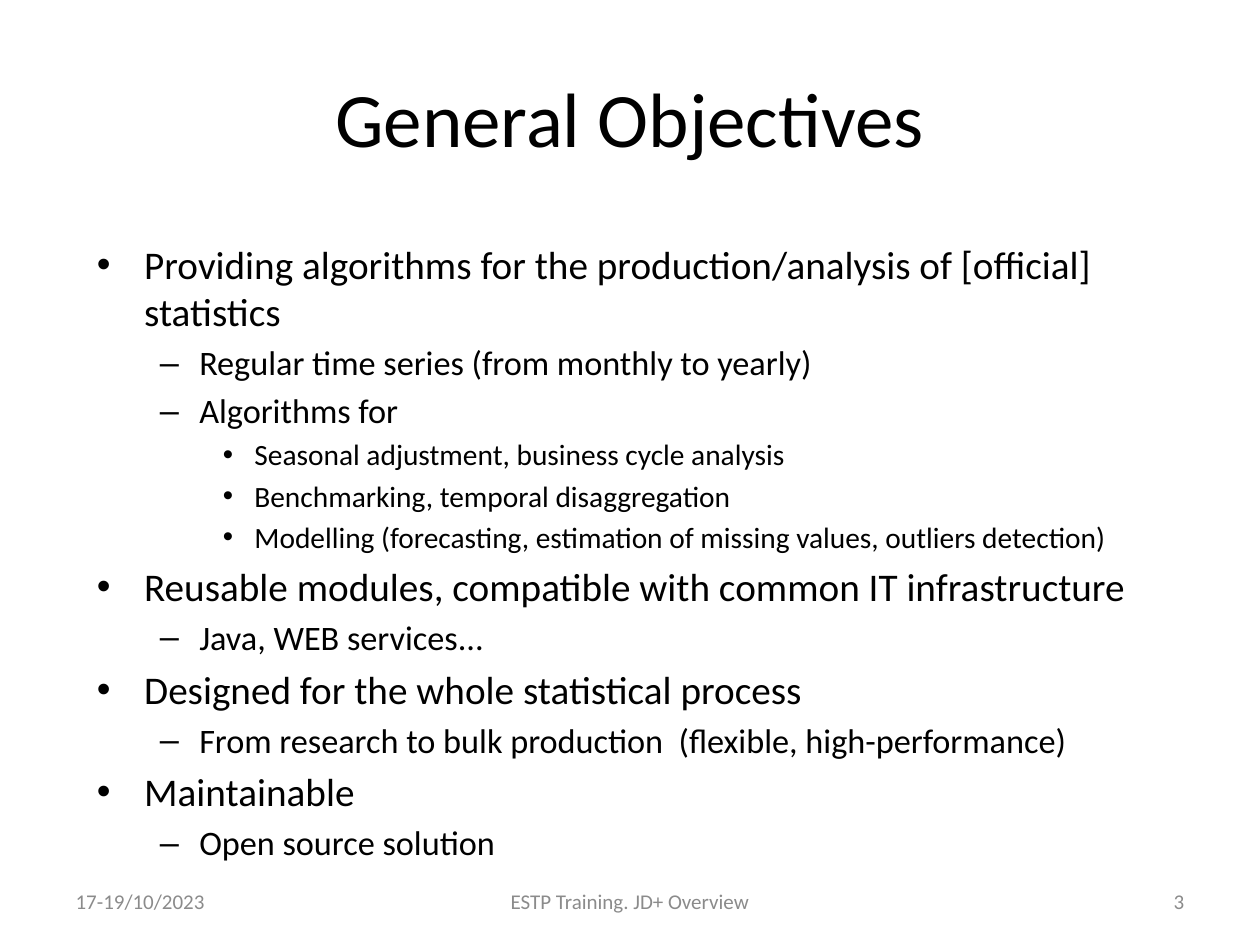
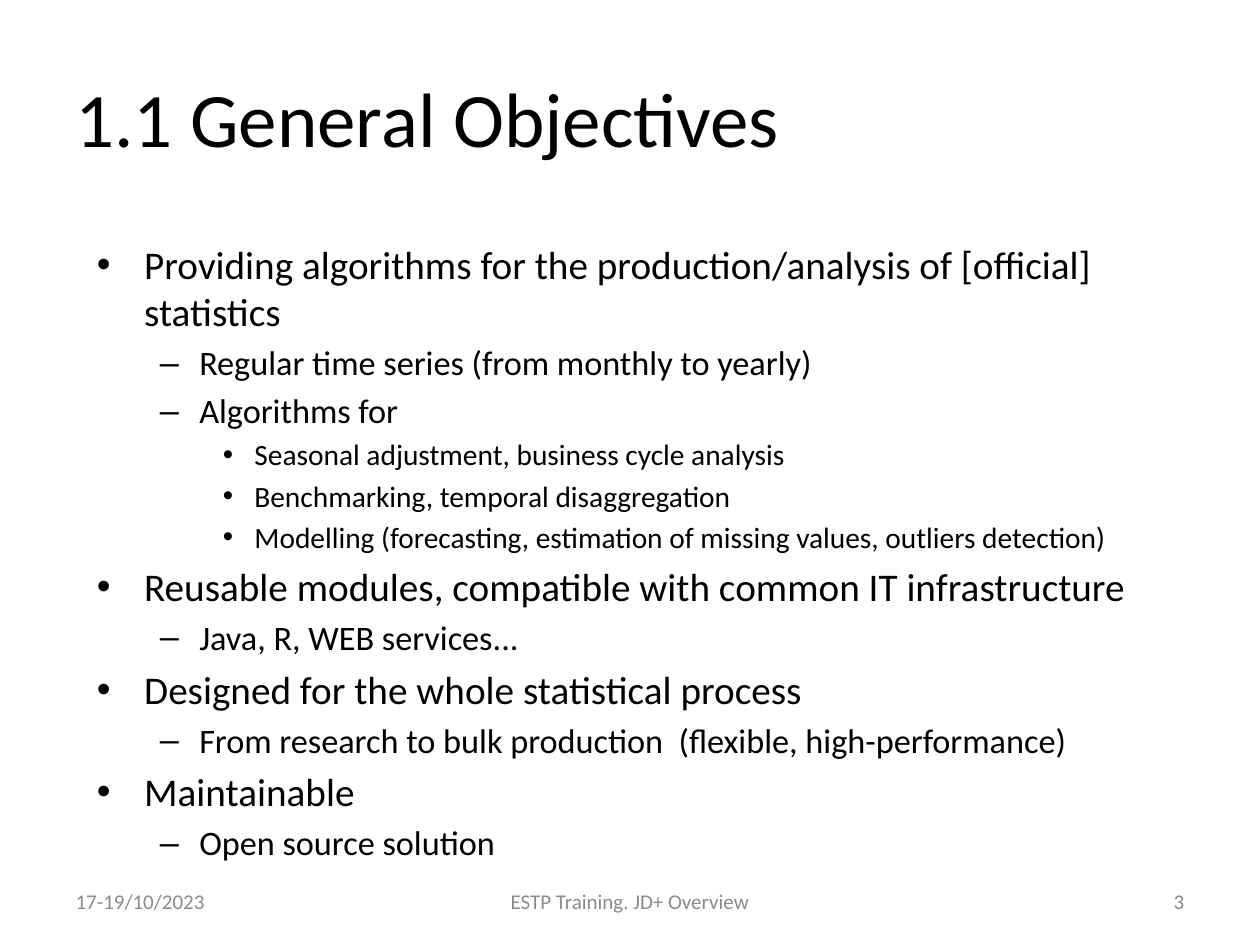
Before and after one commit to palatej/estp2023, a slide deck: slide 3 of Presentations/1.1 JD+_Overview.pptx. Drawn at 1260x945 pixels with LibreOffice and Linux fonts; fonts in the diff are those of the drawing. Boxes give left, top, right and bottom in pixels: in the first picture for what was removed or moved away, otherwise in the second. Text is boxed around its words. In the diff, an @@ line names an element or a change of style, - is before the commit and + after.

```diff
--- a/Presentations/1.1 JD+_Overview.pptx
+++ b/Presentations/1.1 JD+_Overview.pptx
@@ title at [76,93,779,161]: text changed @@
-General Objectives
+1.1 General Objectives
@@ text at [199,626,519,654]: text changed @@
-  – Java, WEB services...
+  – Java, R, WEB services...
```
Also in this commit, not shown: 7 other slides changed, 2 slides removed, 7 other files.
